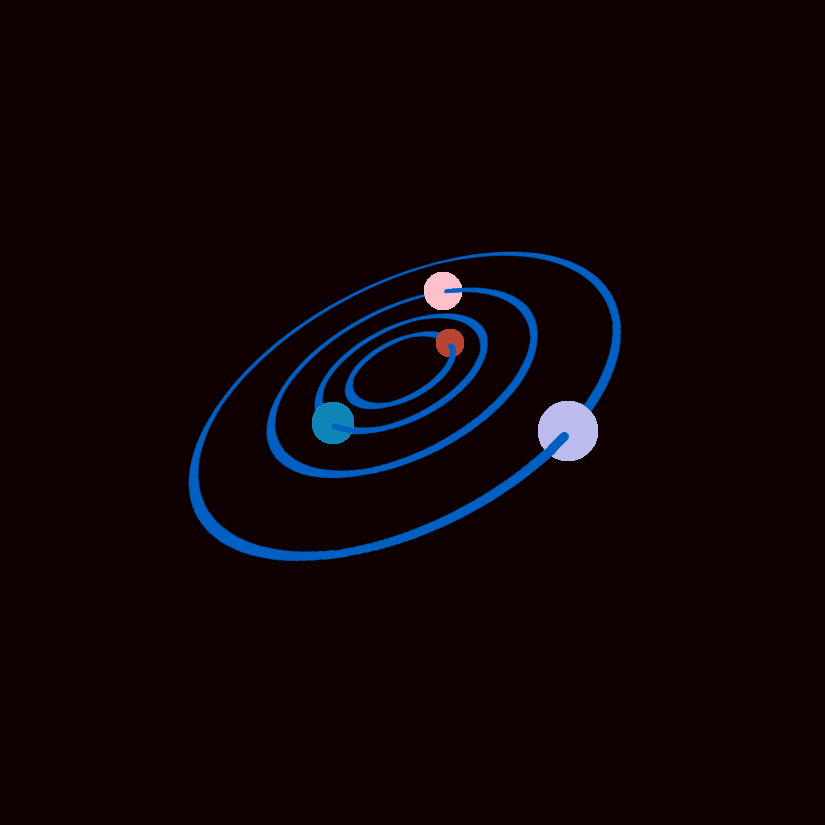
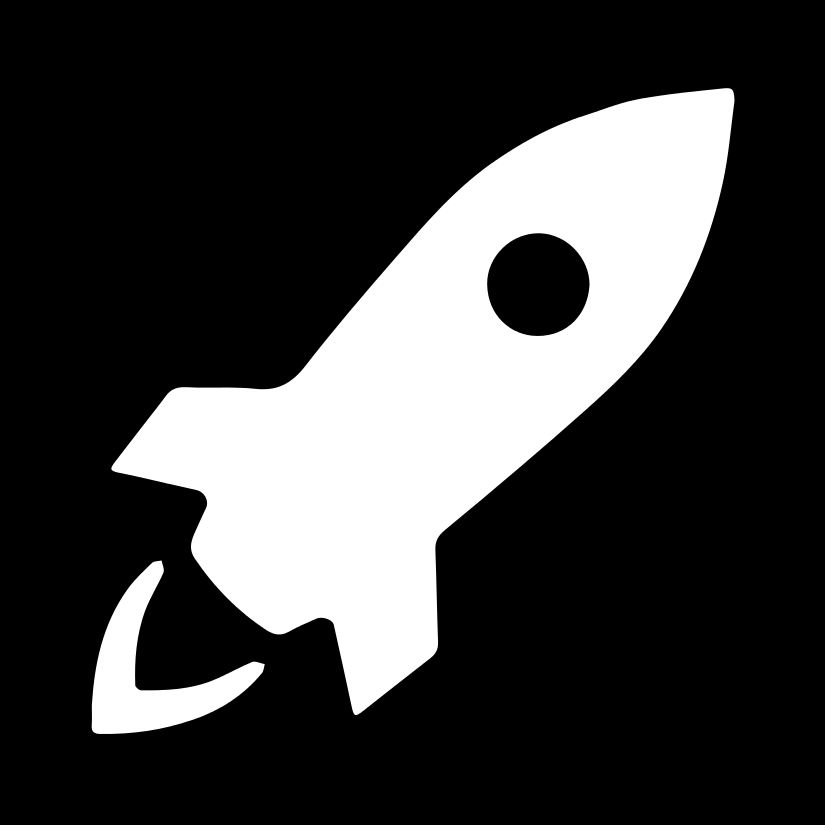
Layer changes from the first 825×825 image to the second:
added layer "noun_465683_cc.svg" above "Background" over [91,88,735,734]
painted on "Background" over [0,0,825,825]
